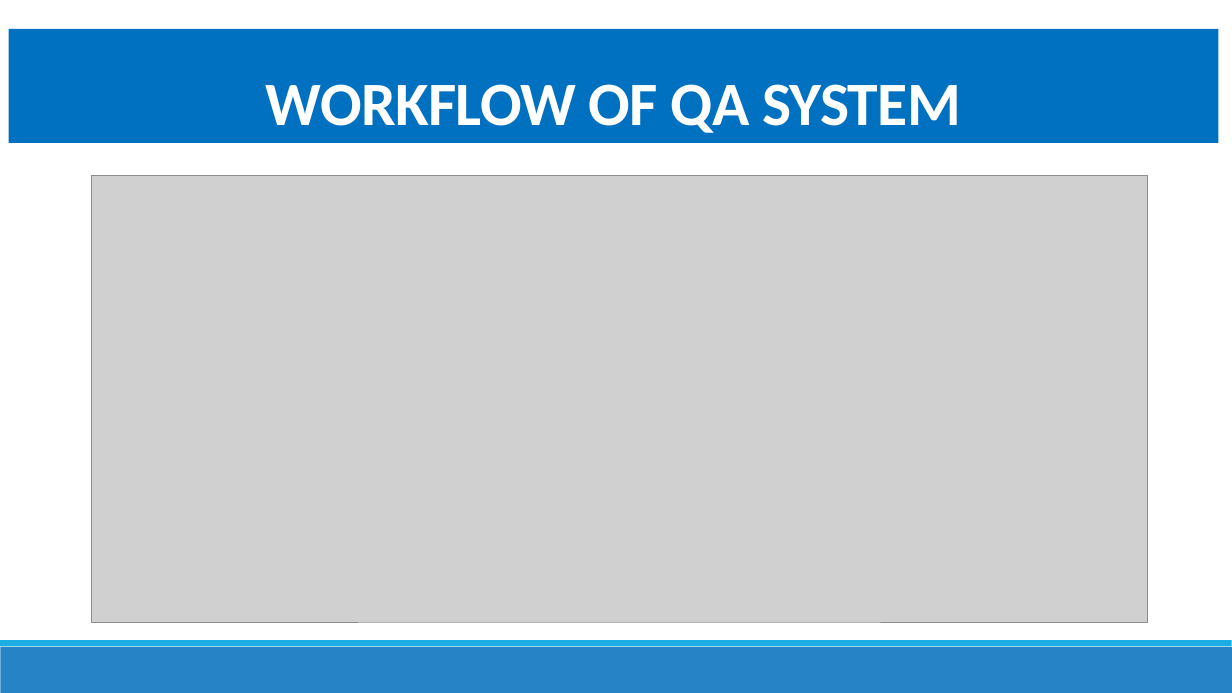
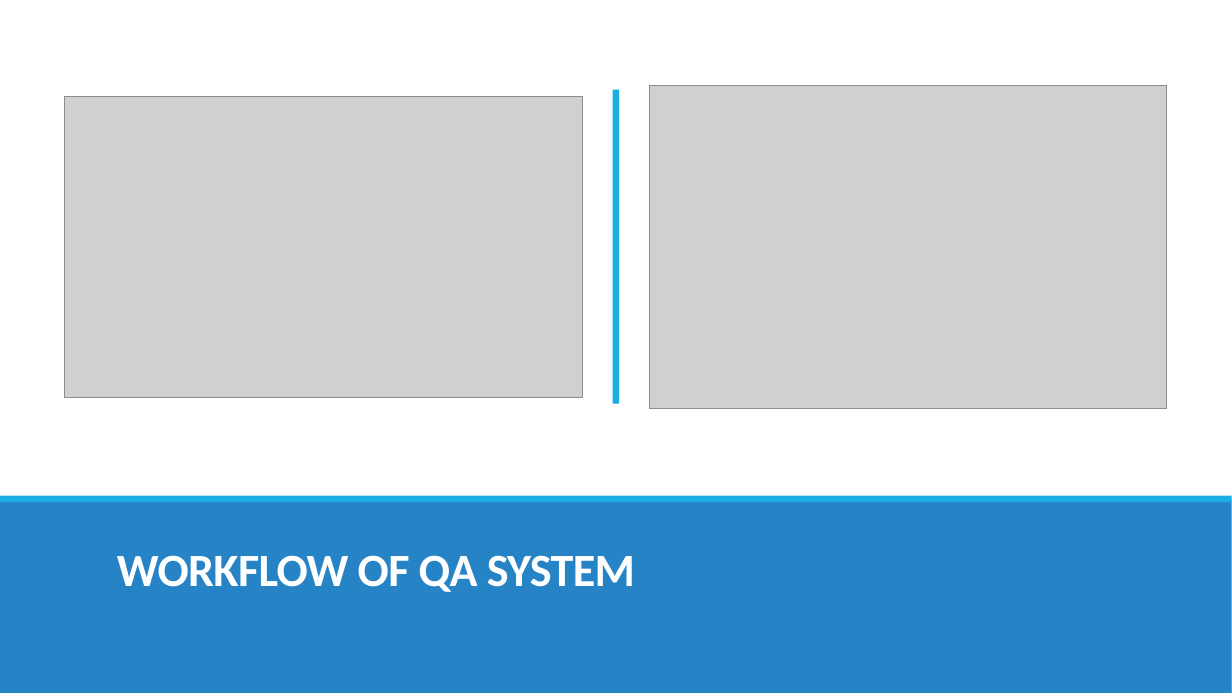
Before and after one commit to spr265/TechCharmProject, a slide deck: slide 8 of Documentation/PPT/KDM_PPT_final.pptx. Drawn at 1232x693 pixels with LibreOffice and Linux fonts; fonts in the diff are those of the drawing; grey boxes stand for pictures. Boxes give left, top, right and bottom in pixels: in the first picture for what was removed or moved away, otherwise in the second. Text is boxed around its words. In the diff, an @@ line names an element or a change of style, - is before the commit and + after.

Commit message:
UI

```diff
--- a/Documentation/PPT/KDM_PPT_final.pptx
+++ b/Documentation/PPT/KDM_PPT_final.pptx
@@ rectangle added at [0,0,1232,693], fill #FFFFFF @@
@@ picture: place and size @@
-picture at [91,176,1148,622]
+picture at [650,85,1167,409]
@@ picture added at [64,96,582,396] @@
@@ rectangle added at [613,90,619,404], fill #1CADE4 @@
@@ line removed from (121, 176) to (1128, 176) @@
@@ rectangle added at [0,501,1232,693], fill #2683C6 @@
@@ rectangle added at [0,496,1232,503], fill #1CADE4 @@
@@ title "WORKFLOW OF QA SYSTEM": place and size @@
-title "WORKFLOW OF QA SYSTEM" at [8,29,1218,142]
+title "WORKFLOW OF QA SYSTEM" at [117,555,635,592]
@@ title "WORKFLOW OF QA SYSTEM" at [117,555,635,592]: size 48 to 36 pt; alignment centre to left; fill #0070C0 to none @@
@@ rectangle removed at [0,647,1232,693] @@
@@ rectangle removed at [0,640,1232,647] @@
@@ rectangle added at [0,647,1232,693], fill #2683C6 @@
@@ rectangle added at [0,640,1232,647], fill #1CADE4 @@
```
